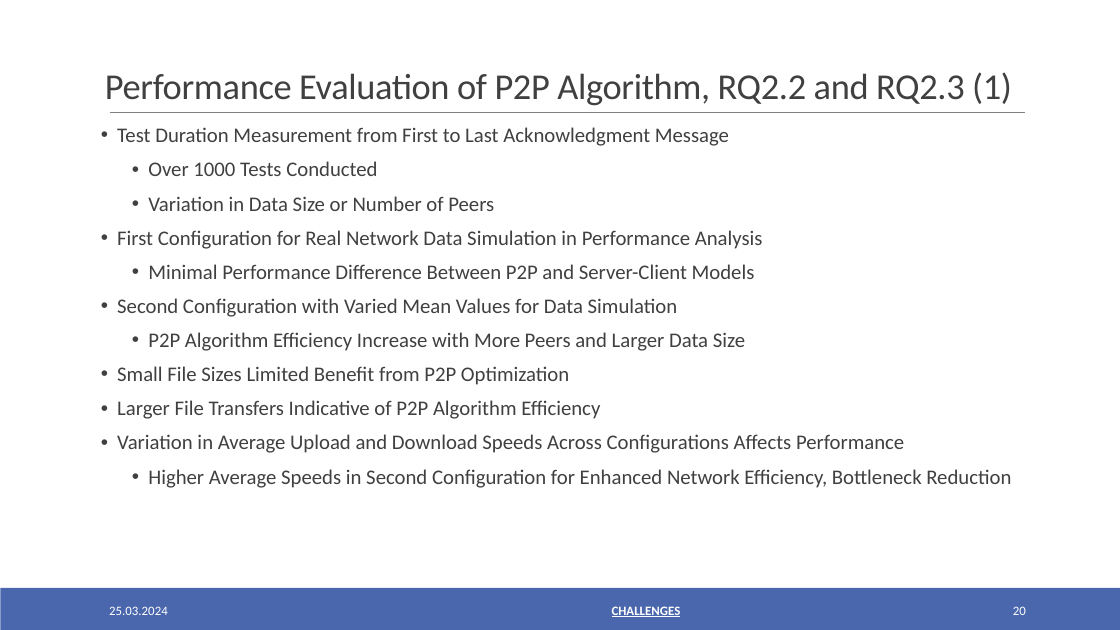
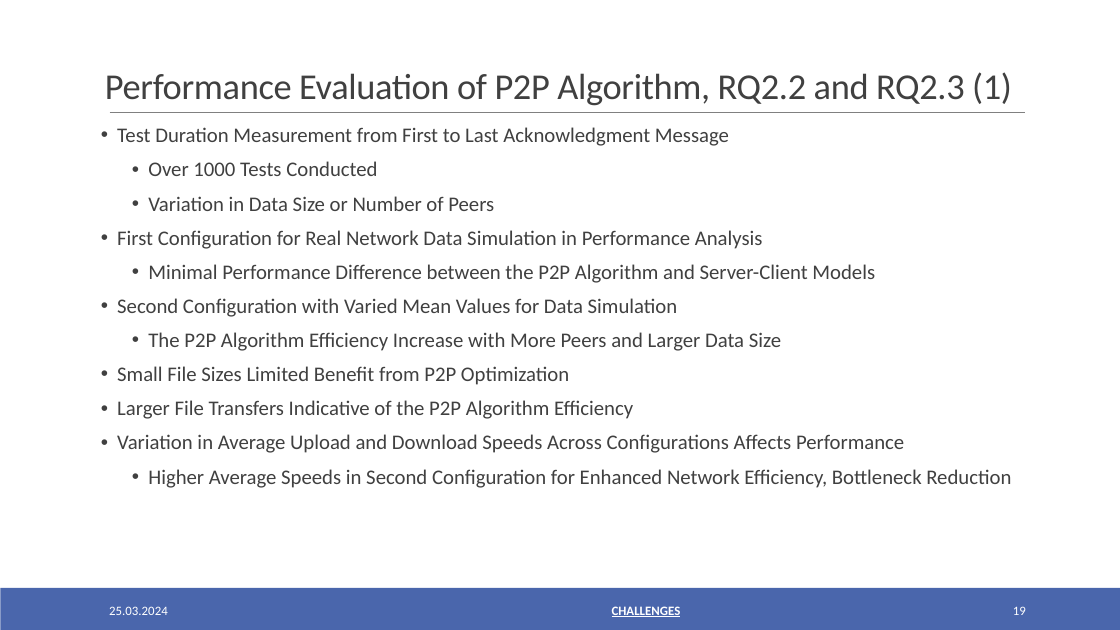
Before and after one commit to oezcankaraca/abschlussvortrag, a slide deck: slide 19 of Abschlussvortrag.pptx (slide 20 before the commit). Drawn at 1120x630 pixels with LibreOffice and Linux fonts; fonts in the diff are those of the drawing. Boxes give left, top, right and bottom in pixels: in the first picture for what was removed or moved away, otherwise in the second. Text is boxed around its words. In the diff, an @@ line names an element or a change of style, - is before the commit and + after.

```diff
--- a/Abschlussvortrag.pptx
+++ b/Abschlussvortrag.pptx
@@ text at <box>148,264,875,283</box>: text changed @@
-  • Minimal Performance Difference Between P2P and Server-Client Models
+  • Minimal Performance Difference between the P2P Algorithm and Server-Client Models
@@ text at <box>148,332,781,351</box>: text changed @@
-  • P2P Algorithm Efficiency Increase with More Peers and Larger Data Size
+  • The P2P Algorithm Efficiency Increase with More Peers and Larger Data Size
@@ text at <box>117,400,633,419</box>: text changed @@
-• Larger File Transfers Indicative of P2P Algorithm Efficiency
+• Larger File Transfers Indicative of the P2P Algorithm Efficiency
@@ page number at <box>1013,606,1026,615</box>: text changed @@
-20
+19
```
Also in this commit, not shown: 14 other slides changed, 1 slide removed, 3 other files.
